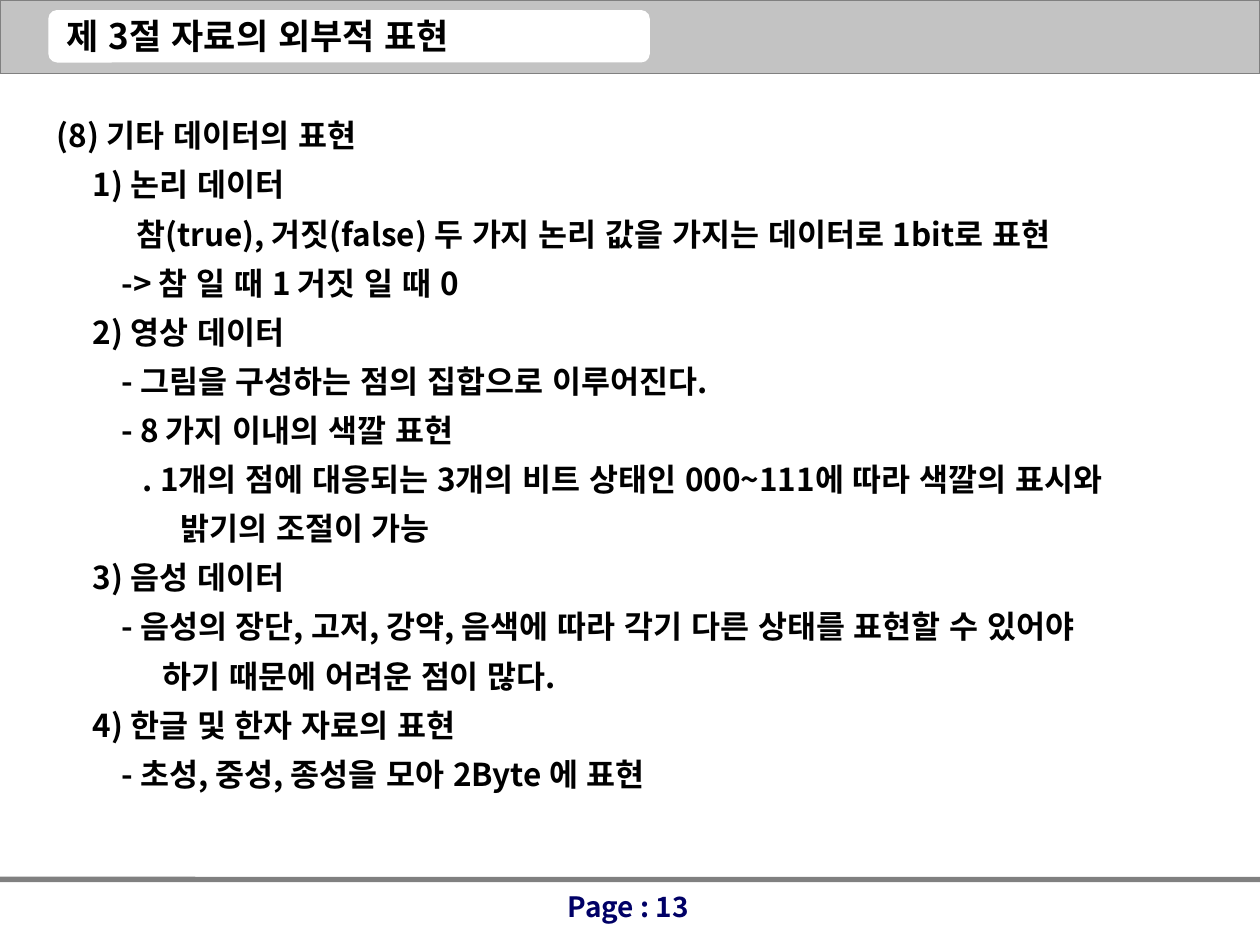
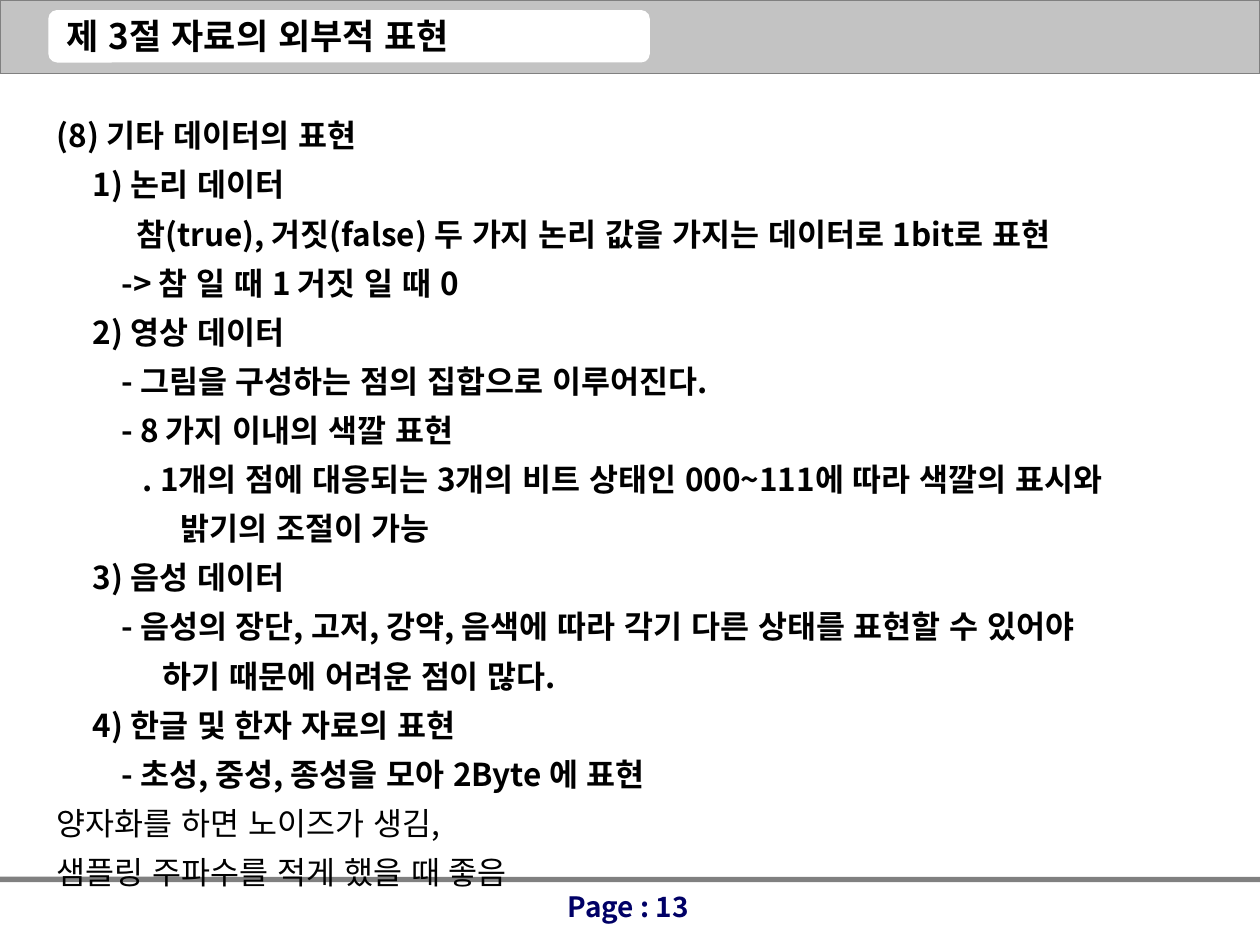
Before and after one commit to Magnolia0097/test_1, a slide deck: slide 13 of 컴퓨터구조/Ch3. 자료의 외부적 표현.ppt. Drawn at 1260x945 pixels with LibreOffice and Linux fonts; fonts in the diff are those of the drawing. Boxes give left, top, right and bottom in pixels: in the first picture for what was removed or moved away, otherwise in the second. Text is boxed around its words. In the diff, an @@ line names an element or a change of style, - is before the commit and + after.

```diff
--- a/컴퓨터구조/Ch3. 자료의 외부적 표현.ppt
+++ b/컴퓨터구조/Ch3. 자료의 외부적 표현.ppt
@@ text at <box>57,809,507,887</box>: paragraphs added @@
+양자화를 하면 노이즈가 생김,
+샘플링 주파수를 적게 했을 때 좋음
```
Also in this commit, not shown: 14 other files.
